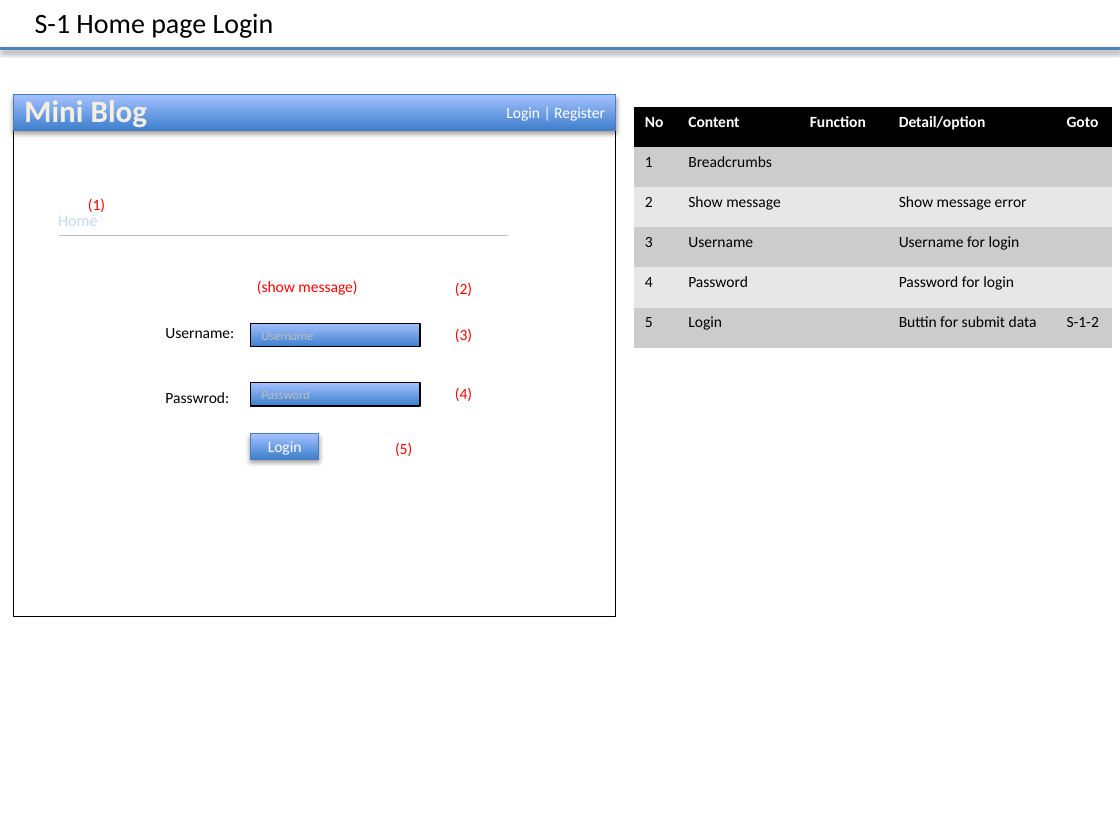
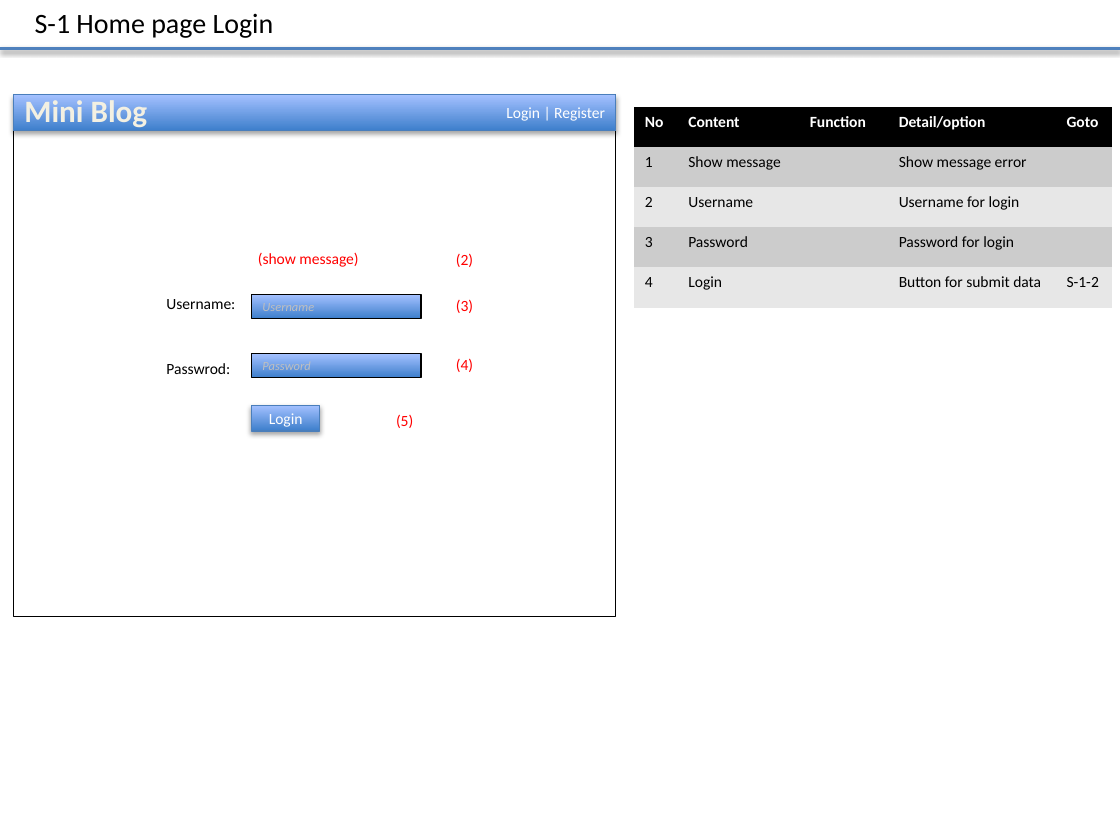
Before and after one commit to Mulodo-Java-Training/miniblog-le.uay, a slide deck: slide 3 of doc/frontend/wireframe/TRN-MiniBlog_WireframeDesign_UayLe.pptx. Drawn at 1120x840 pixels with LibreOffice and Linux fonts; fonts in the diff are those of the drawing. Boxes give left, top, right and bottom in pixels: in the first picture for what was removed or moved away, otherwise in the second. Text is boxed around its words. In the diff, an @@ line names an element or a change of style, - is before the commit and + after.

```diff
--- a/doc/frontend/wireframe/TRN-MiniBlog_WireframeDesign_UayLe.pptx
+++ b/doc/frontend/wireframe/TRN-MiniBlog_WireframeDesign_UayLe.pptx
@@ table at bbox=[634, 108, 1112, 308] @@
-row 2: 1 | Breadcrumbs |  |  | 
-row 3: 2 | Show message |  | Show message error | 
-row 4: 3 | Username |  | Username for login | 
-row 5: 4 | Password |  | Password for login | 
-row 6: 5 | Login |  | Buttin for submit data | S-1-2
+row 2: 1 | Show message |  | Show message error | 
+row 3: 2 | Username |  | Username for login | 
+row 4: 3 | Password |  | Password for login | 
+row 5: 4 | Login |  | Button for submit data | S-1-2
@@ text removed at bbox=[88, 198, 105, 212] @@
-(1)
@@ line removed from (58, 235) to (508, 235) @@
@@ text removed at bbox=[58, 216, 98, 226] @@
-Home
@@ 7 texts, 3 rectangles: place and size @@
-7 texts, 3 rectangles at bbox=[165, 281, 472, 459]
+7 texts, 3 rectangles at bbox=[166, 253, 473, 431]
```
Also in this commit, not shown: 6 other slides changed, 4 slides added.
